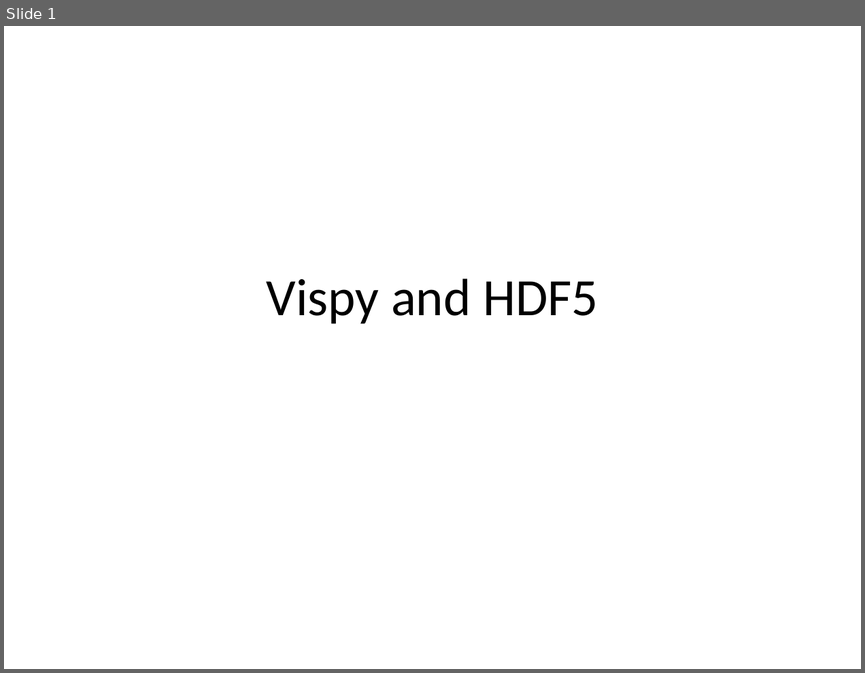
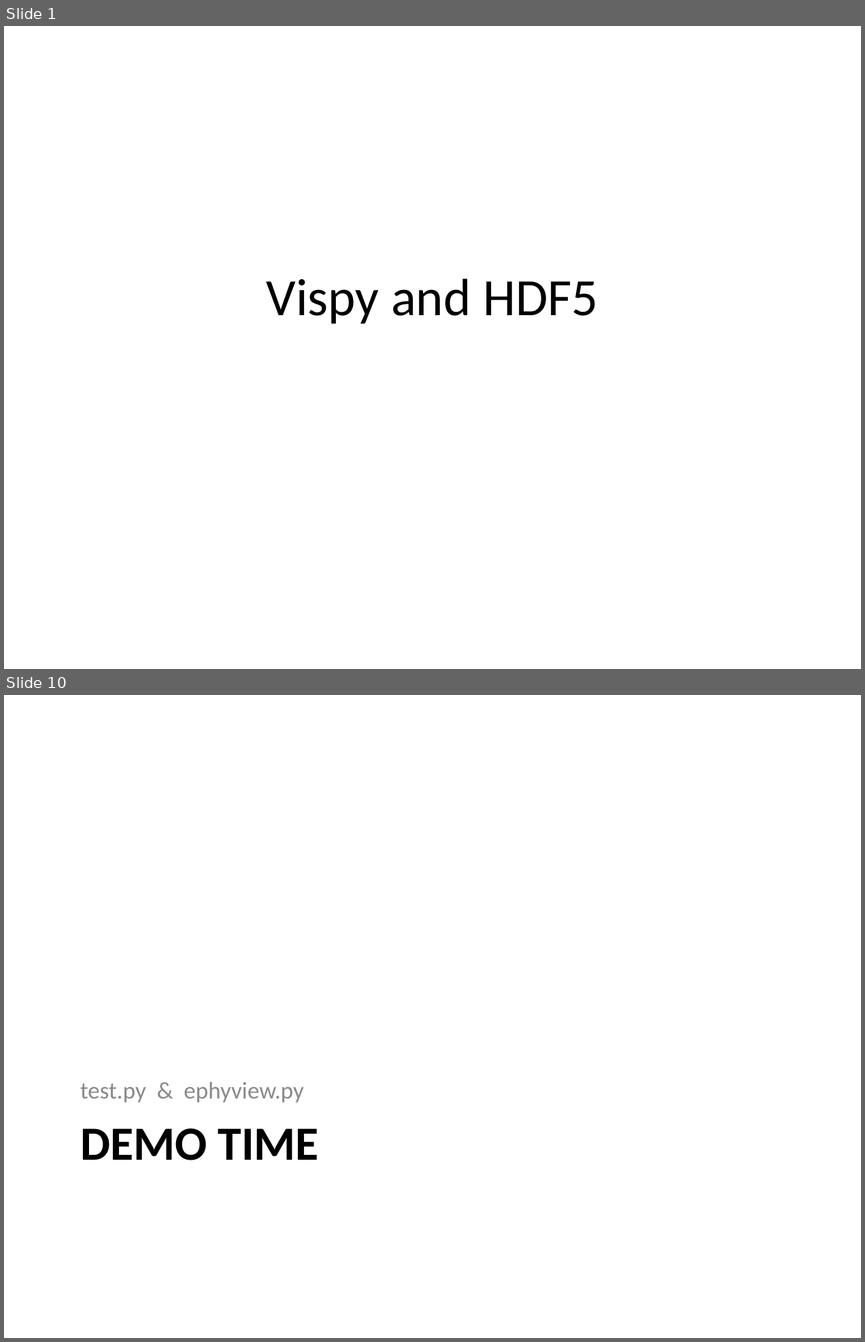
Before and after one commit to vispy/codecamp-esrf-2014, a slide deck: cr/5-hdf5/hdf5.ppt. Shown one above the other, each under a label of ours: slide 1 before the commit, slides 1 and 10 after it; the slides between them are not shown. The pictures are 865x673 and 865x1342 pixels, drawn with LibreOffice and Linux fonts; fonts in the diff are those of the drawing. Boxes give left, top, right and bottom in pixels: in the first picture for what was removed or moved away, otherwise in the second. Text is boxed around its words. In the diff, an @@ line names an element or a change of style, - is before the commit and + after.

```diff
--- a/cr/5-hdf5/hdf5.ppt
+++ b/cr/5-hdf5/hdf5.ppt
@@ slide 10 added at [4,695,861,1338], background #FFFFFF @@
@@ text added at [80,1082,304,1102], 20 pt, text #898989 @@
+test.py & ephyview.py
@@ title added at [80,1128,318,1160], 40 pt, text #000000, bold @@
+DEMO TIME
```
Also in this commit, not shown: 8 other slides added, 20 other files.
